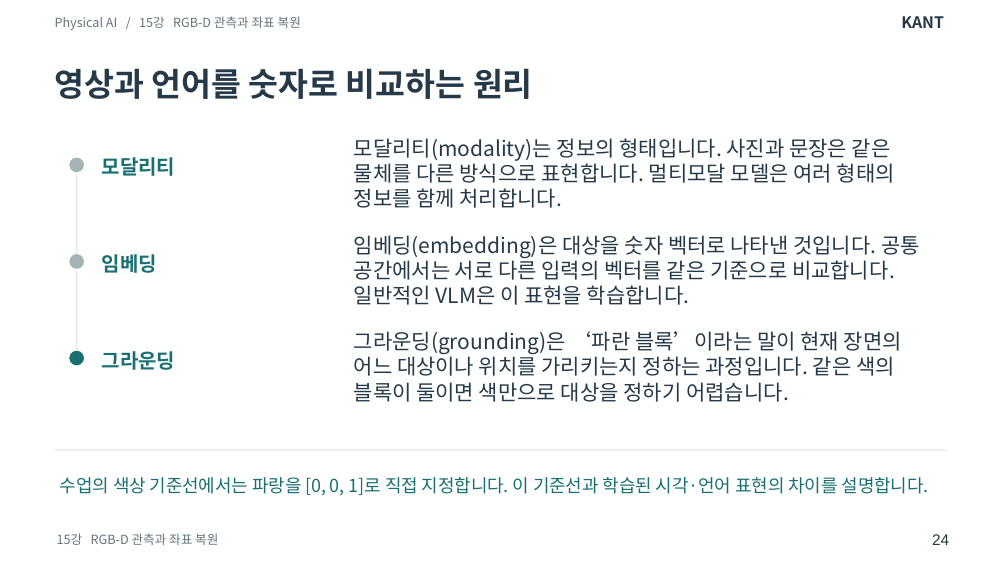
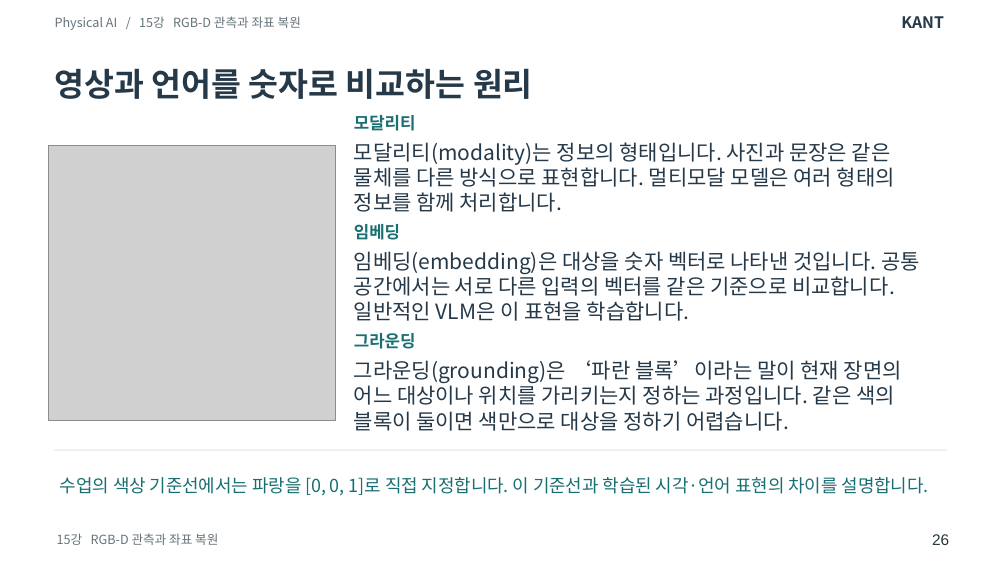
Before and after one commit to SpartaPA/waffle-mpx-lyrical, a slide deck: slide 26 of lessons/14-18/lessons-14-18.pptx (slide 24 before the commit). Drawn at 1008x567 pixels with LibreOffice and Linux fonts; fonts in the diff are those of the drawing; grey boxes stand for pictures. Boxes give left, top, right and bottom in pixels: in the first picture for what was removed or moved away, otherwise in the second. Text is boxed around its words. In the diff, an @@ line names an element or a change of style, - is before the commit and + after.

Commit message:
다섯 강의에서 지시문이 코드와 결과로 이어지는 과정을 그림과 함께 설명합니다

```diff
--- a/lessons/14-18/lessons-14-18.pptx
+++ b/lessons/14-18/lessons-14-18.pptx
@@ size 14.2 to 12 pt; vertical alignment middle to top in 3 elements at (x1=354, y1=333, x2=416, y2=349), (x1=354, y1=224, x2=400, y2=240), (x1=354, y1=115, x2=416, y2=131) @@
@@ text "모달리티" moved from (x1=102, y1=157, x2=176, y2=176) to (x1=354, y1=115, x2=416, y2=131) @@
@@ picture added at (x1=49, y1=145, x2=337, y2=420) @@
@@ ellipse removed at (x1=70, y1=157, x2=85, y2=172) @@
@@ rectangle removed at (x1=76, y1=173, x2=78, y2=253) @@
@@ text "임베딩" moved from (x1=102, y1=254, x2=157, y2=273) to (x1=354, y1=224, x2=400, y2=240) @@
@@ ellipse removed at (x1=70, y1=254, x2=85, y2=269) @@
@@ text "임베딩(embedding)은 대상을 숫자 벡터로 나타낸 ..." moved from (x1=354, y1=235, x2=920, y2=305) to (x1=354, y1=251, x2=920, y2=321) @@
@@ rectangle removed at (x1=76, y1=270, x2=78, y2=350) @@
@@ text "그라운딩" moved from (x1=102, y1=351, x2=176, y2=370) to (x1=354, y1=333, x2=416, y2=349) @@
@@ ellipse removed at (x1=70, y1=351, x2=85, y2=366) @@
@@ vertical alignment middle to top in 3 elements at (x1=354, y1=142, x2=895, y2=212), (x1=354, y1=251, x2=920, y2=321), (x1=354, y1=360, x2=902, y2=431) @@
@@ text "그라운딩(grounding)은 ‘파란 블록’이라는 말이 현재 ..." moved from (x1=354, y1=331, x2=902, y2=402) to (x1=354, y1=360, x2=902, y2=431) @@
@@ text at (x1=932, y1=534, x2=949, y2=545): text changed @@
-24
+26
```
Also in this commit, not shown: 77 other slides changed, 10 slides added, 3 other files.
